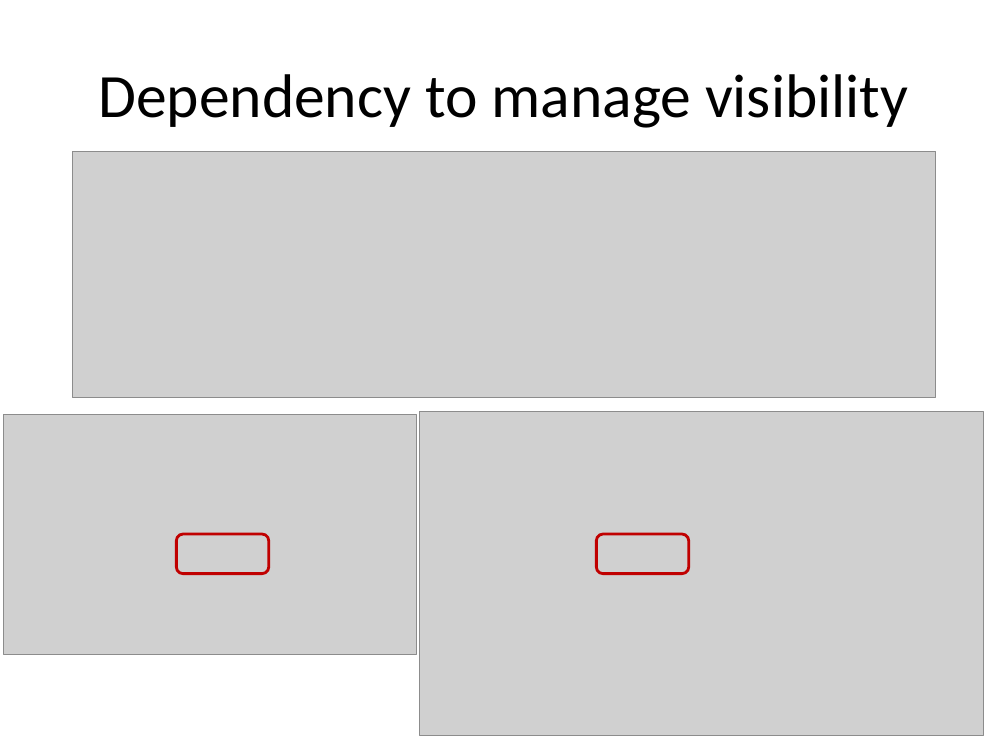
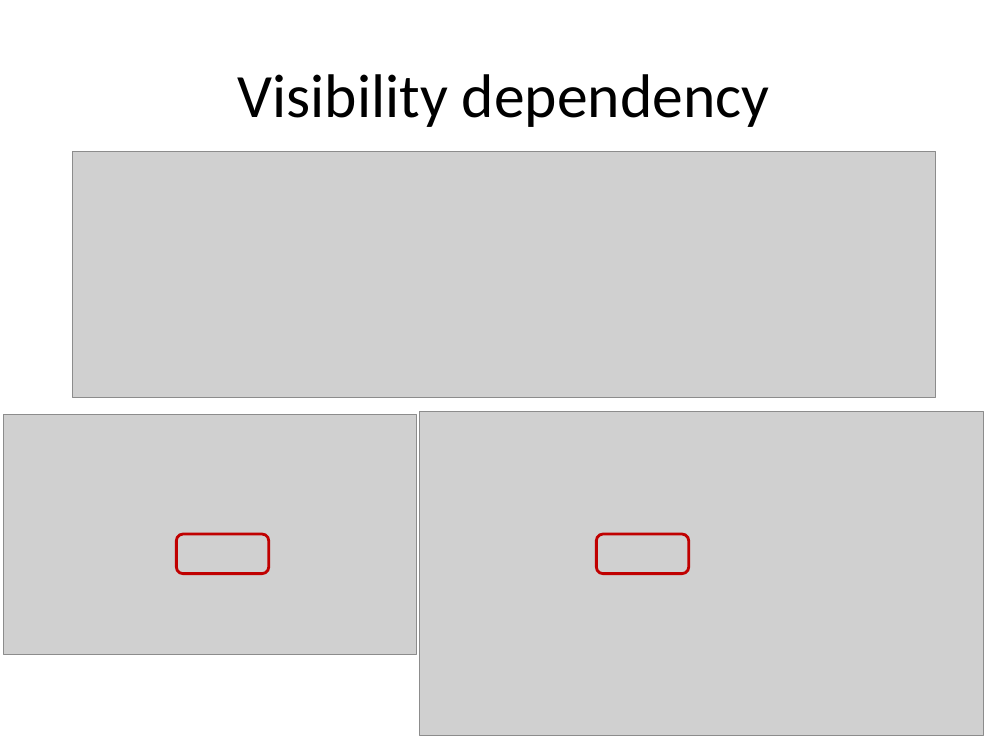
Before and after one commit to lesfurets/mdl4ui, a slide deck: slide 28 of mdl4ui-docs/mdl4ui_cg2013.pptx (slide 24 before the commit). Drawn at 1008x756 pixels with LibreOffice and Linux fonts; fonts in the diff are those of the drawing; grey boxes stand for pictures. Boxes give left, top, right and bottom in pixels: in the first picture for what was removed or moved away, otherwise in the second. Text is boxed around its words. In the diff, an @@ line names an element or a change of style, - is before the commit and + after.

Commit message:
fixed a few typo

```diff
--- a/mdl4ui-docs/mdl4ui_cg2013.pptx
+++ b/mdl4ui-docs/mdl4ui_cg2013.pptx
@@ title at box(238, 74, 769, 127): text changed @@
-Dependency to manage visibility
+Visibility dependency
```
Also in this commit, not shown: 6 other slides changed, 5 slides added.
